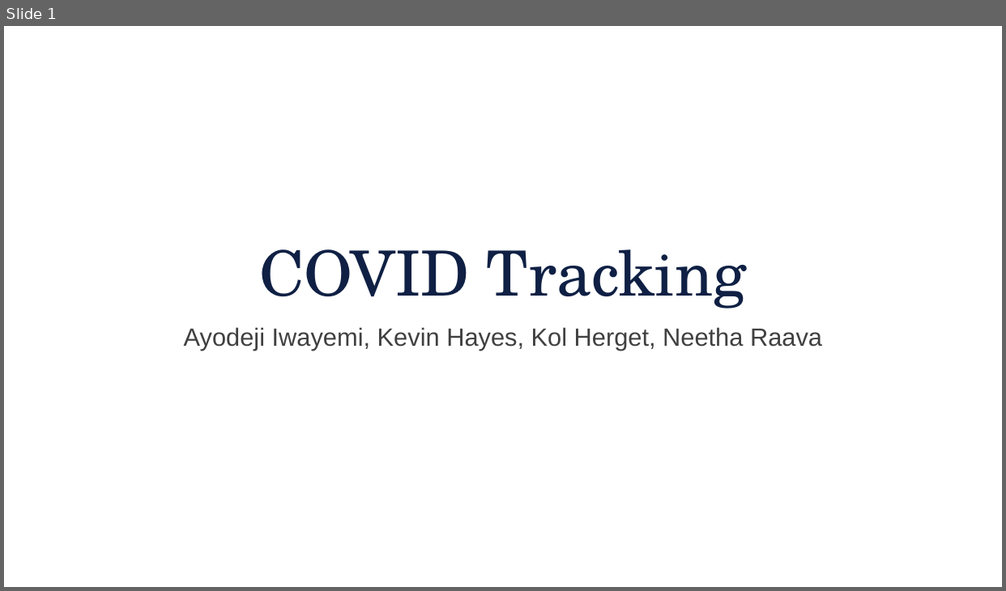
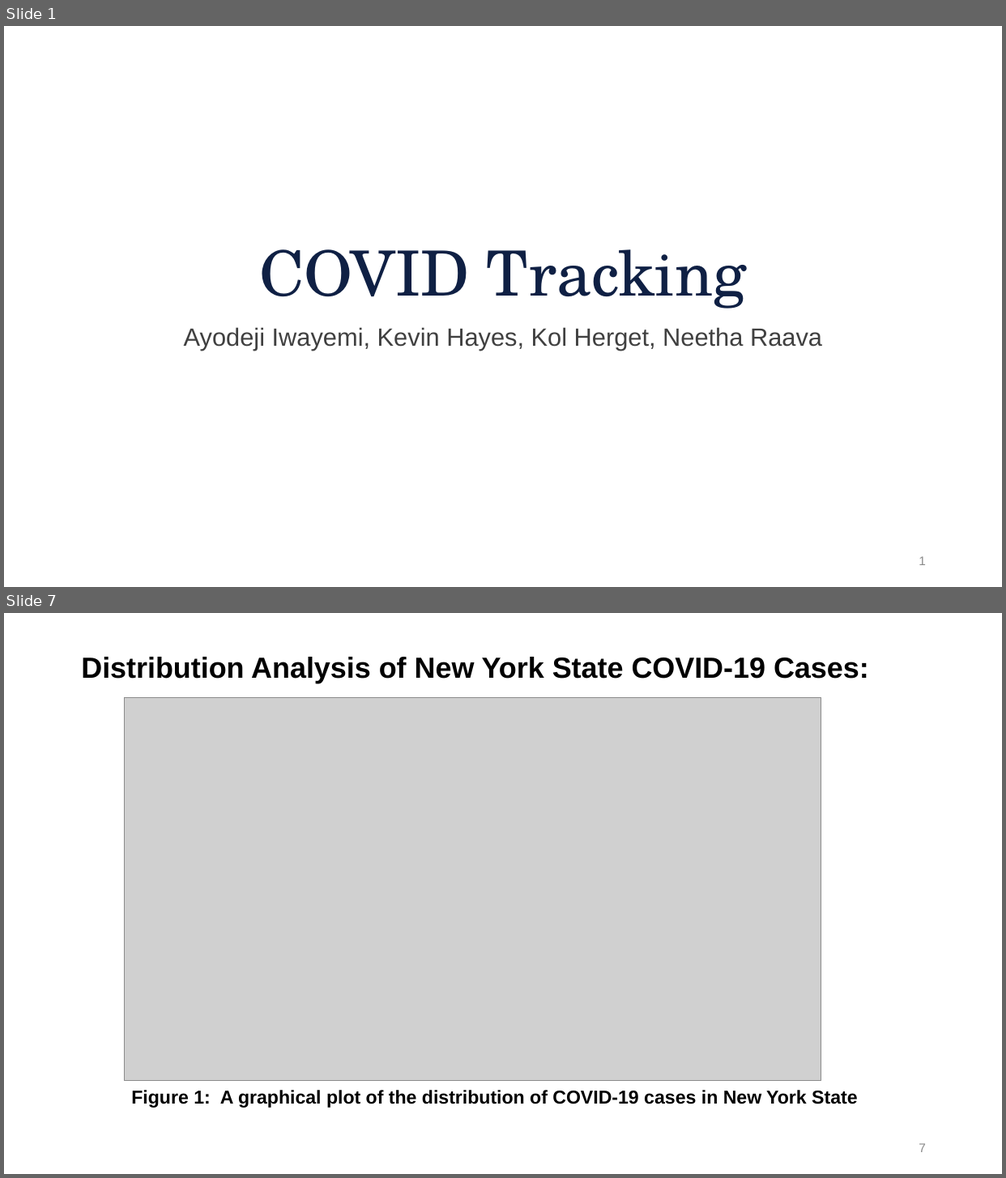
Before and after one commit to aiwayemi/Group-1, a slide deck: ProjPresentation.pptx. Shown one above the other, each under a label of ours: slide 1 before the commit, slides 1 and 7 after it; the slides between them are not shown. The pictures are 1006x591 and 1006x1178 pixels, drawn with LibreOffice and Linux fonts; fonts in the diff are those of the drawing; grey boxes stand for pictures; background and template pictures are left out. Boxes give left, top, right and bottom in pixels: in the first picture for what was removed or moved away, otherwise in the second. Text is boxed around its words. In the diff, an @@ line names an element or a change of style, - is before the commit and + after.

```diff
--- a/ProjPresentation.pptx
+++ b/ProjPresentation.pptx
@@ slide 7 added at [4,613,1002,1174], background #FFFFFF @@
@@ text added at [81,657,869,683], 28 pt, text #000000, bold @@
+Distribution Analysis of New York State COVID-19 Cases:
@@ picture added at [125,697,821,1081] @@
@@ text added at [131,1090,857,1108], 18 pt, text #000000, bold @@
+Figure 1: A graphical plot of the distribution of COVID-19 cases in New York State
@@ page number added at [918,1144,926,1152], 12 pt, text #8C8C8C @@
+7
@@ slide 1 changed as well @@
@@ page number added at [918,557,926,565], 12 pt, text #8C8C8C @@
+1
```
Also in this commit, not shown: 9 other slides changed, 9 other slides added.
